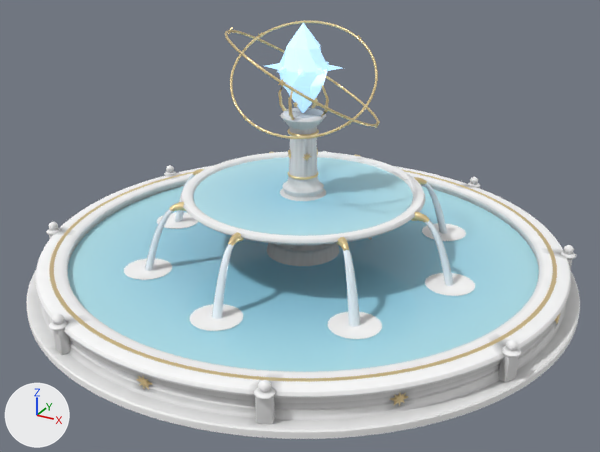
Renders of the glTF model fountain_hq.glb from each side of a commit.
The view is the same before and after, from a camera (50 mm lens) standing at (9.45, -17.34, 9.96) and looking at (0.28, -0.66, 1.62). The axes (+X, +Y, +Z) are drawn at lower left. The lights are the same throughout. The older version comes first. Vertices at exactly the same position are counted once.

Names of what the first picture shows: 'WishFountain_crystal', 'WishFountain_falls', 'WishFountain_foam', 'WishFountain_gold', 'WishFountain_stone', 'WishFountain_water'.
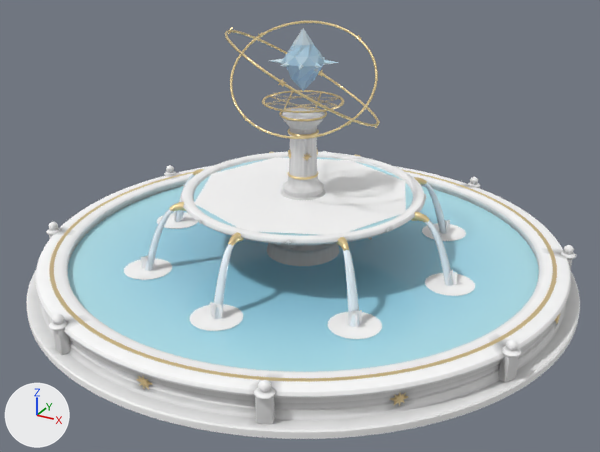
Diff of the bpy script that builds the scene:
```diff
--- a/fountain_hq.glb.py
+++ b/fountain_hq.glb.py
@@ mat_vp3_crystal @@
 n0 = _N.new('ShaderNodeBsdfPrincipled'); n0.name = 'Principled BSDF'
 n0.inputs[2].default_value = 0.15  # 'Roughness'
-n0.inputs[27].default_value = (0.28, 0.52, 0.8, 1.0)  # 'Emission Color', blue #90bfe7
-n0.inputs[28].default_value = 1.0  # 'Emission Strength'
 n1 = _N.new('ShaderNodeOutputMaterial'); n1.name = 'Material Output'
-n2 = _N.new('ShaderNodeMix'); n2.name = 'Mix'
-n2.data_type = 'RGBA'
-n2.blend_type = 'MULTIPLY'
-n2.inputs[0].default_value = 1.0  # 'Factor'
-n2.inputs[7].default_value = (0.62, 0.84, 0.98, 1.0)  # 'B', blue #ceecfd
 n3 = _N.new('ShaderNodeVertexColor'); n3.name = 'Color Attribute'
 _L.new(n0.outputs[0], n1.inputs[0])  # 'BSDF' to 'Surface'
-_L.new(n2.outputs[2], n0.inputs[0])  # 'Result' to 'Base Color'
-_L.new(n3.outputs[0], n2.inputs[6])  # 'Color' to 'A'
+_L.new(n3.outputs[0], n0.inputs[0])  # 'Color' to 'Base Color'
+_L.new(n3.outputs[1], n0.inputs[4])  # 'Alpha' to 'Alpha'
@@ mat_vp3_fx @@
+mat_vp3_fx = bpy.data.materials.new('VP3_fx')
+mat_vp3_fx.use_nodes = True; mat_vp3_fx.node_tree.nodes.clear()
+_N = mat_vp3_fx.node_tree.nodes; _L = mat_vp3_fx.node_tree.links
+n0 = _N.new('ShaderNodeBsdfPrincipled'); n0.name = 'Principled BSDF'
+n1 = _N.new('ShaderNodeOutputMaterial'); n1.name = 'Material Output'
+n2 = _N.new('ShaderNodeVertexColor'); n2.name = 'Color Attribute'
+_L.new(n0.outputs[0], n1.inputs[0])  # 'BSDF' to 'Surface'
+_L.new(n2.outputs[0], n0.inputs[0])  # 'Color' to 'Base Color'
@@ me_relief0 @@
 # used by ob_wishfountain_gold; location = (0.0, 0.0, 0.0)
-me_relief0.from_pydata(...)  # 4744 vertices, 9152 faces; spans x -6.65..6.65, y -6.65..6.65, z 0.25..6.31
+me_relief0.from_pydata(...)  # 3752 vertices, 7064 faces; spans x -6.65..6.65, y -6.65..6.65, z 0.25..6.31
+# me_relief0 part 1: 8 loose pieces with 292 vertices, spanning x -0.69..0.69, y -0.7..0.7, z 4.17..5.21, are deleted
+# me_relief0 part 2: 18 vertices moved within x -1.68..1.68, y -2.01..2.01, z 4.09..6.31; 2250 vertices removed from x -1.94..1.94, y -2.05..2.05, z 4.09..6.31; 1454 vertices added at x -1.93..1.93, y -2.05..2.05, z 4.09..6.31
+# other edits to the shape of me_relief0 do not show in these pictures
 me_relief0.materials.append(mat_vp3_gold)
@@ me_crystal @@
 # used by ob_wishfountain_crystal; location = (0.0, 0.0, 0.0)
-me_crystal.from_pydata(...)  # 74 vertices, 96 faces; spans x -0.91..0.91, y -0.91..0.91, z 4.3..6.5
+me_crystal.from_pydata(...)  # 82 vertices, 108 faces; spans x -0.79..0.79, y -0.79..0.79, z 4.86..6.38
+# me_crystal part 3: the loose piece of 34 vertices spanning x -0.55..0.55, y -0.55..0.55, z 4.3..6.5 is rebuilt with 34 vertices and now spans x -0.48..0.48, y -0.48..0.48, z 4.86..6.38
+# me_crystal part 4: 8 loose pieces with 40 vertices, spanning x -0.91..0.91, y -0.91..0.91, z 5.38..5.52, are deleted
+# me_crystal part 5
+# 48 vertices are added at x -0.79..0.79, y -0.79..0.79, z 5.34..5.9
+# 44 new faces join them
 me_crystal.materials.append(mat_vp3_crystal)
@@ me_wishfountain_fx @@
+me_wishfountain_fx.from_pydata(...)  # 73 vertices, 40 faces; spans x -4.19..4.19, y -4.19..4.19, z 0.66..2.25
+me_wishfountain_fx.materials.append(mat_vp3_fx)
@@ ob_wishfountain_fx @@
+ob_wishfountain_fx = bpy.data.objects.new('WishFountain_fx', me_wishfountain_fx)
+ob_wishfountain_fx.location = (0.0, 0.0, 0.0)
```

Location of each change, [x1, y1, x2, y2] in pixels of the pictures (600 x 452 px; the box of a moved part takes in the faces that stretch with it):
'WishFountain_fx', added: after [141, 158, 457, 326]
'WishFountain_crystal', recoloured, reshaped (darker, 9% narrower, 30% shorter): before [265, 23, 342, 113]; after [269, 28, 339, 91]
part 1 of me_relief0, deleted: before [278, 85, 329, 120]
part 2 of me_relief0, moved or reshaped: [225, 21, 379, 139] in both
part 3 of me_crystal, rebuilt (12% narrower, 30% shorter): before [279, 23, 327, 113]; after [282, 28, 324, 91]
part 4 of me_crystal, deleted: before [265, 62, 342, 77]
part 5 of me_crystal, added: after [269, 57, 339, 70]
